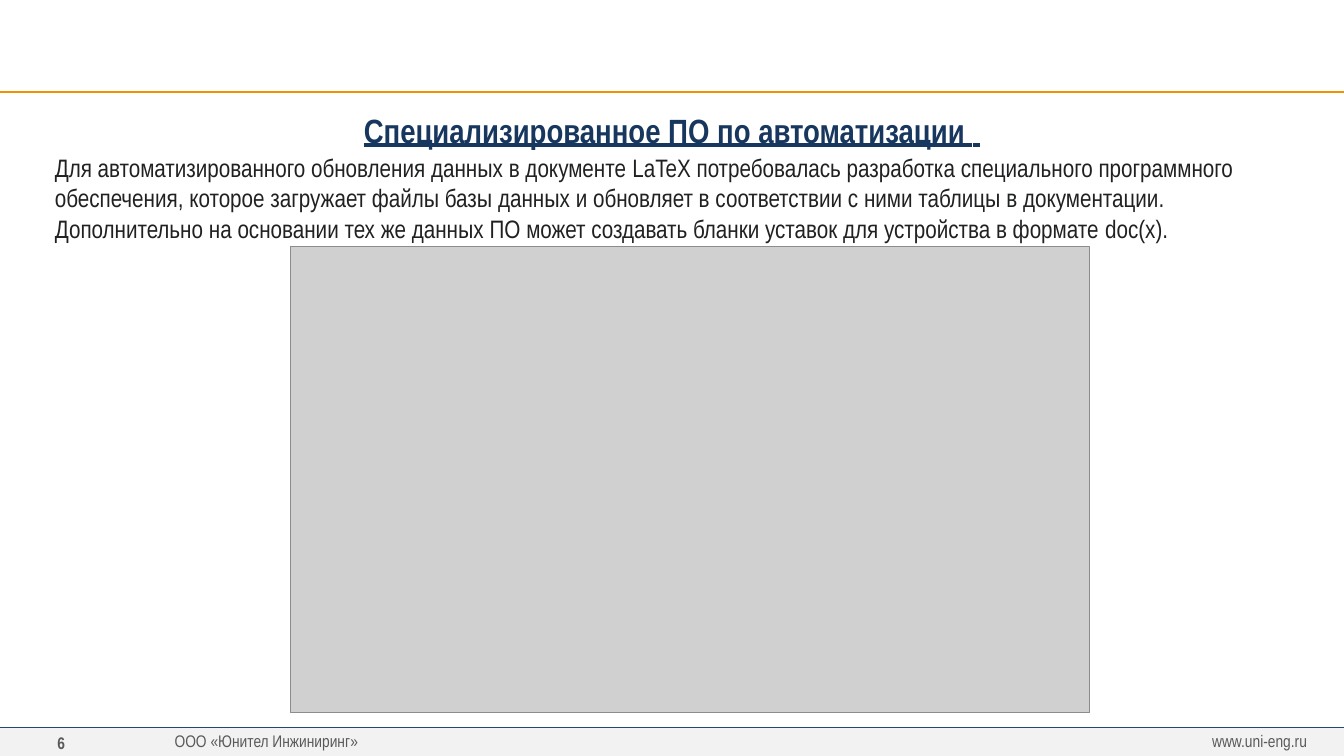
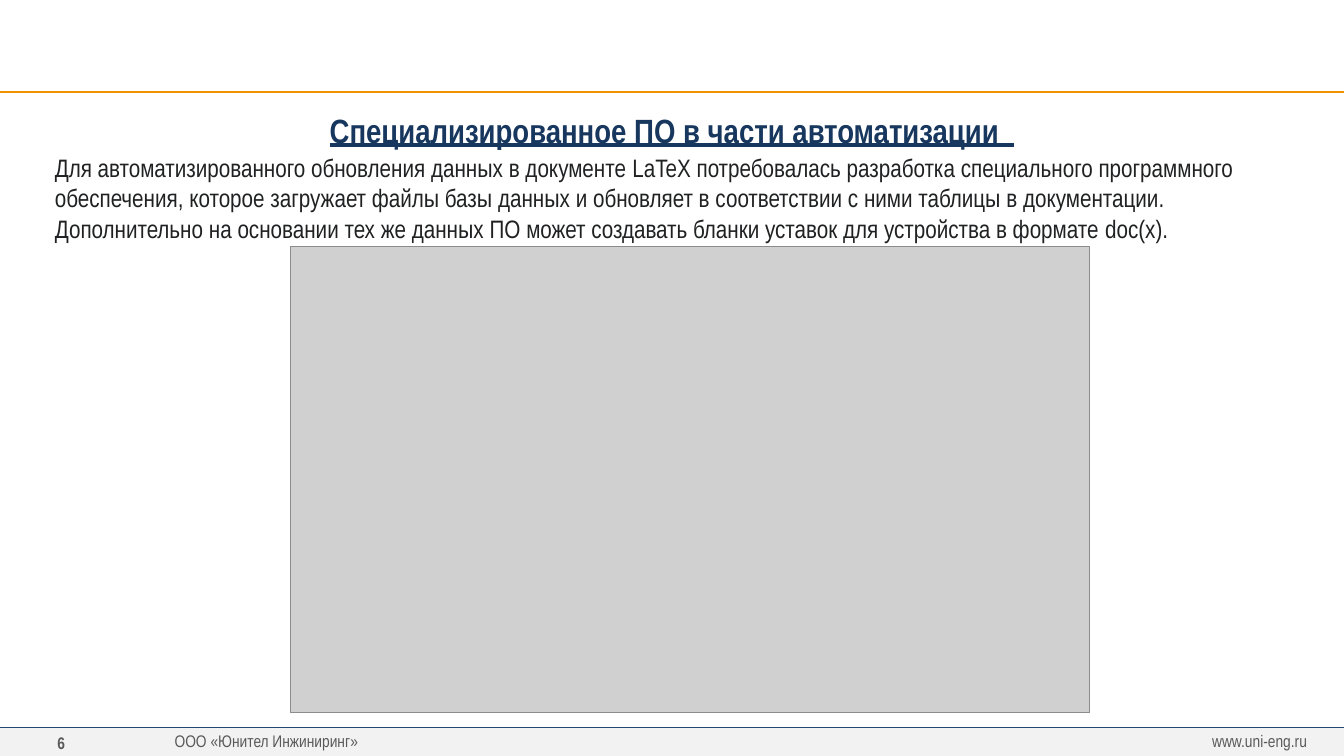
Before and after one commit to greglu1976/ProjectOmni, a slide deck: slide 6 of Презентация/Презентация v3.pptx. Drawn at 1344x756 pixels with LibreOffice and Linux fonts; fonts in the diff are those of the drawing; grey boxes stand for pictures; background and template pictures are left out. Boxes give left, top, right and bottom in pixels: in the first picture for what was removed or moved away, otherwise in the second. Text is boxed around its words. In the diff, an @@ line names an element or a change of style, - is before the commit and + after.

```diff
--- a/Презентация/Презентация v3.pptx
+++ b/Презентация/Презентация v3.pptx
@@ text at box(330, 119, 998, 149): text changed @@
-Специализированное ПО по автоматизации
+Специализированное ПО в части автоматизации
```
Also in this commit, not shown: 2 other slides changed, 10 other files.
